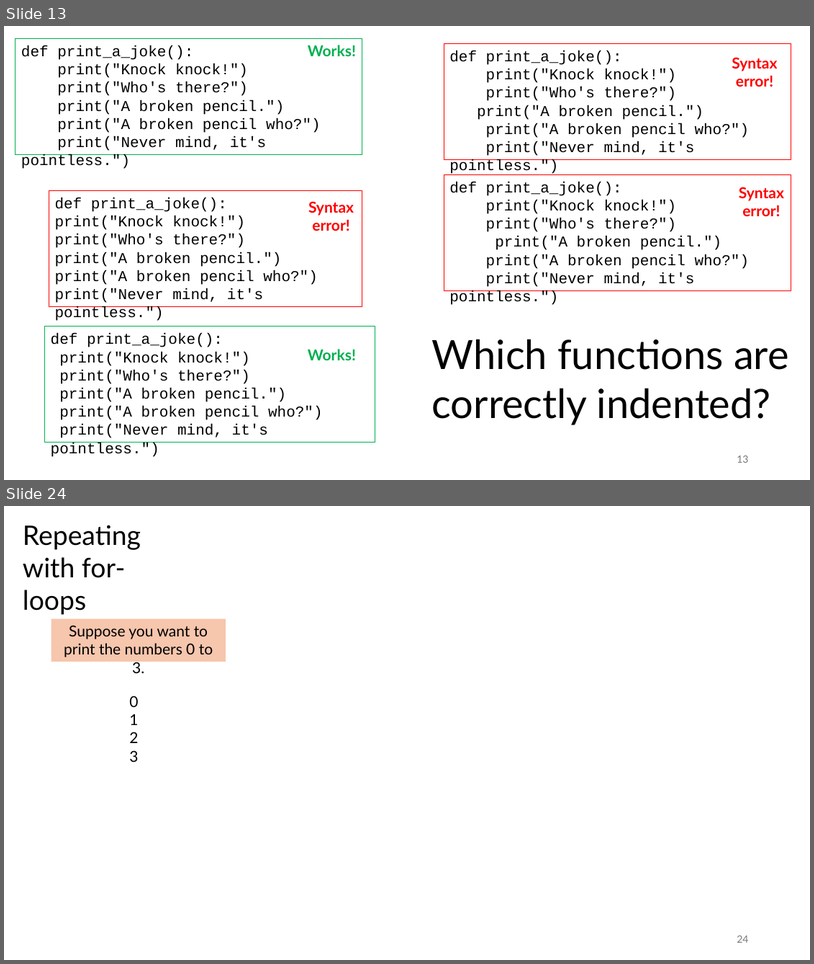
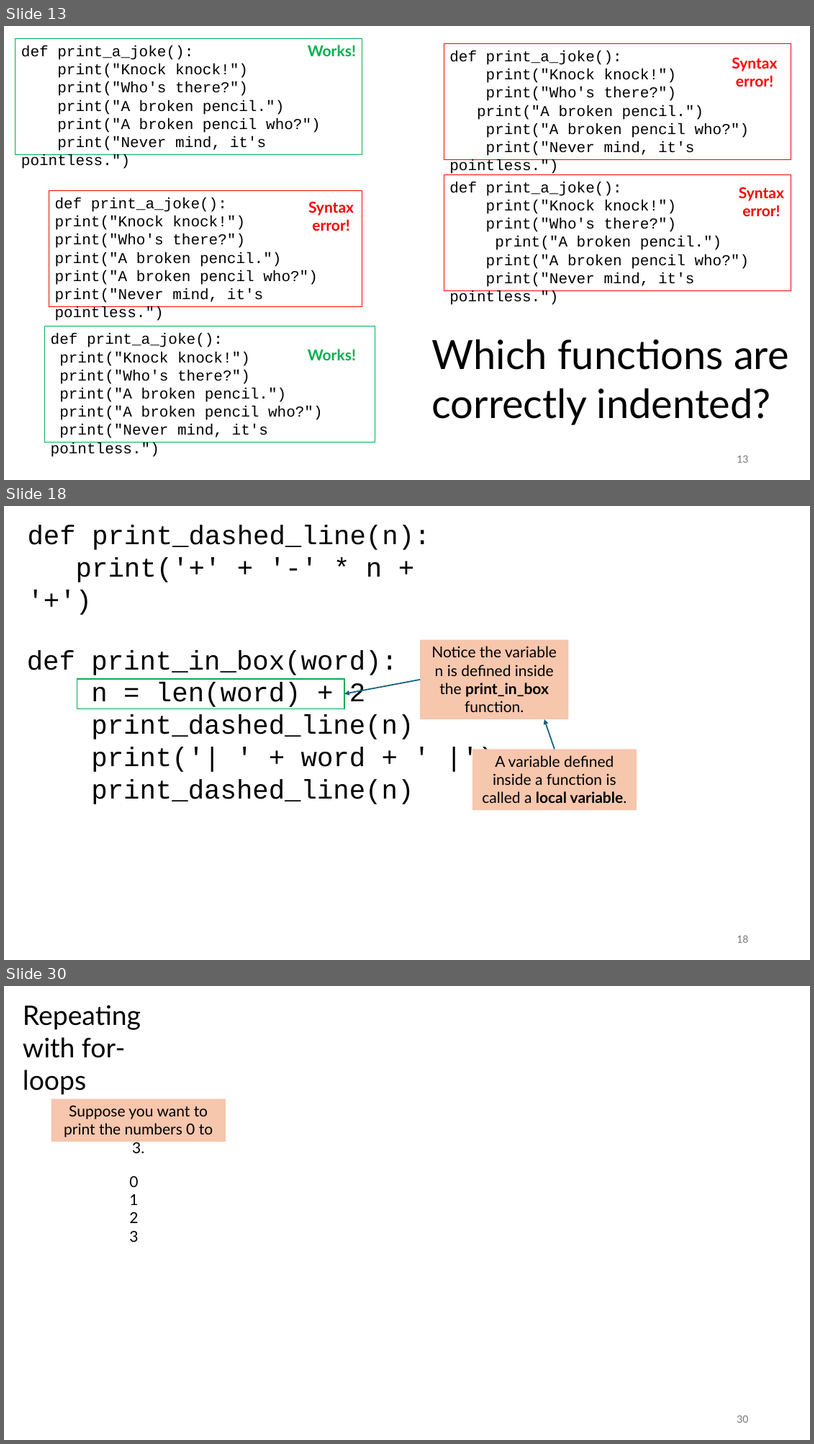
Before and after one commit to tjd1234/cmpt120fall2024, a slide deck: lecture_notes/chapter3/chapter3.pptx. Shown one above the other, each under a label of ours: slides 13 and 24 before the commit, slides 13, 18 and 30 after it; the slides between them are not shown. The pictures are 814x964 and 814x1444 pixels, drawn with LibreOffice and Linux fonts; fonts in the diff are those of the drawing. Boxes give left, top, right and bottom in pixels: in the first picture for what was removed or moved away, otherwise in the second. Text is boxed around its words. In the diff, an @@ line names an element or a change of style, - is before the commit and + after.

```diff
--- a/lecture_notes/chapter3/chapter3.pptx
+++ b/lecture_notes/chapter3/chapter3.pptx
@@ slide 18 added at (4, 506, 810, 960), background #FFFFFF @@
@@ text added at (28, 525, 430, 582), 32 pt, text #000000 @@
+def print_dashed_line(n):
+print('+' + '-' * n + '+')
@@ text added at (27, 650, 414, 804), 32 pt, text #000000 @@
+def print_in_box(word):
+n = len(word) + 2
+print_dashed_line(n)
+print('| ' + word + ' |')
+print_dashed_line(n)
@@ rectangle added at (420, 640, 568, 719), fill #F6C6AD, 18 pt, text #000000 @@
+Notice the variable n is defined inside the print_in_box function.
@@ rectangle added at (77, 679, 345, 709), outline #00B050 1.5 pt @@
@@ arrow added from (420, 680) to (345, 693), #156082 1.5 pt @@
@@ arrow added from (555, 749) to (545, 719), #156082 1.5 pt @@
@@ rectangle added at (473, 749, 637, 811), fill #F6C6AD, 18 pt, text #000000 @@
+A variable defined inside a function is called a local variable.
@@ page number added at (737, 935, 748, 942), 12 pt, text #797979 @@
+18
@@ what was slide 24 is now slide 30 @@
@@ page number at (737, 1415, 748, 1422): text changed @@
-24
+30
```
Also in this commit, not shown: 17 slides changed, 13 other slides added, 1 slide removed, 5 other files.
